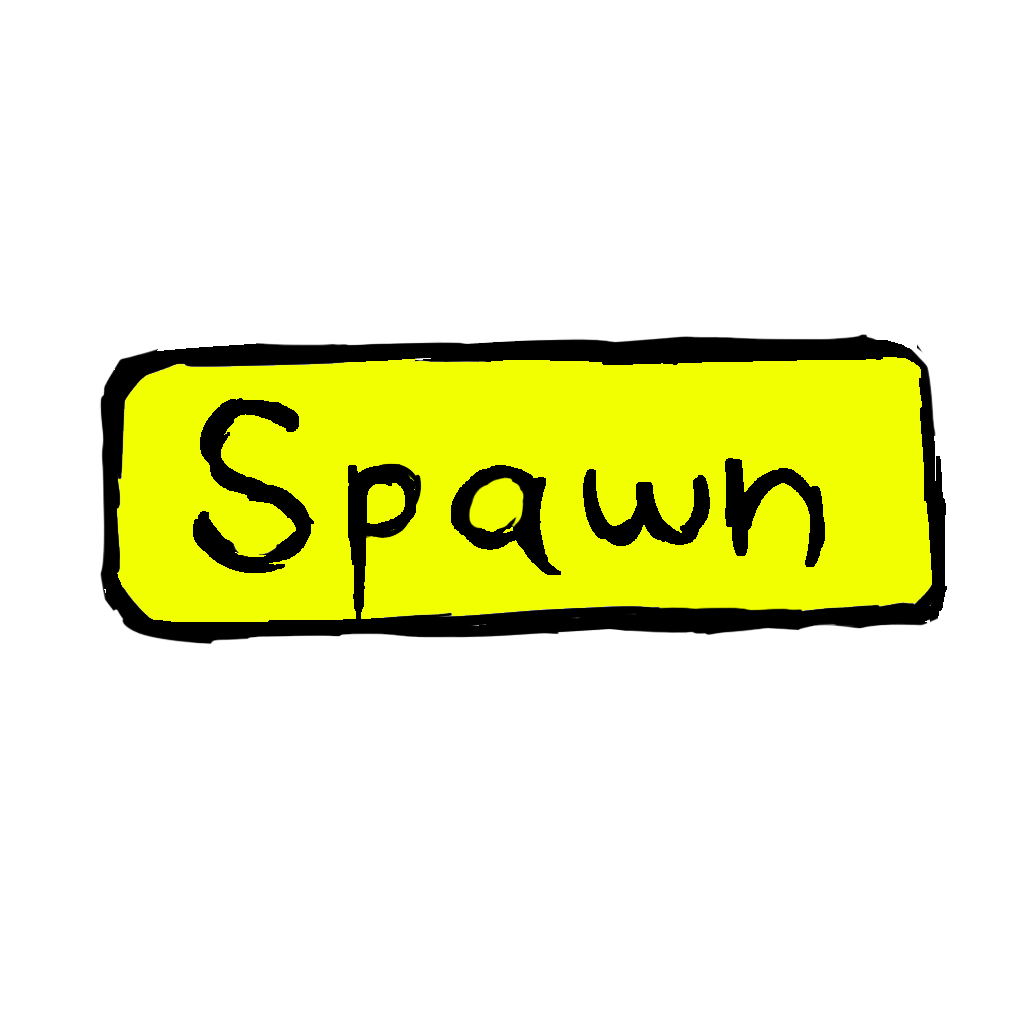
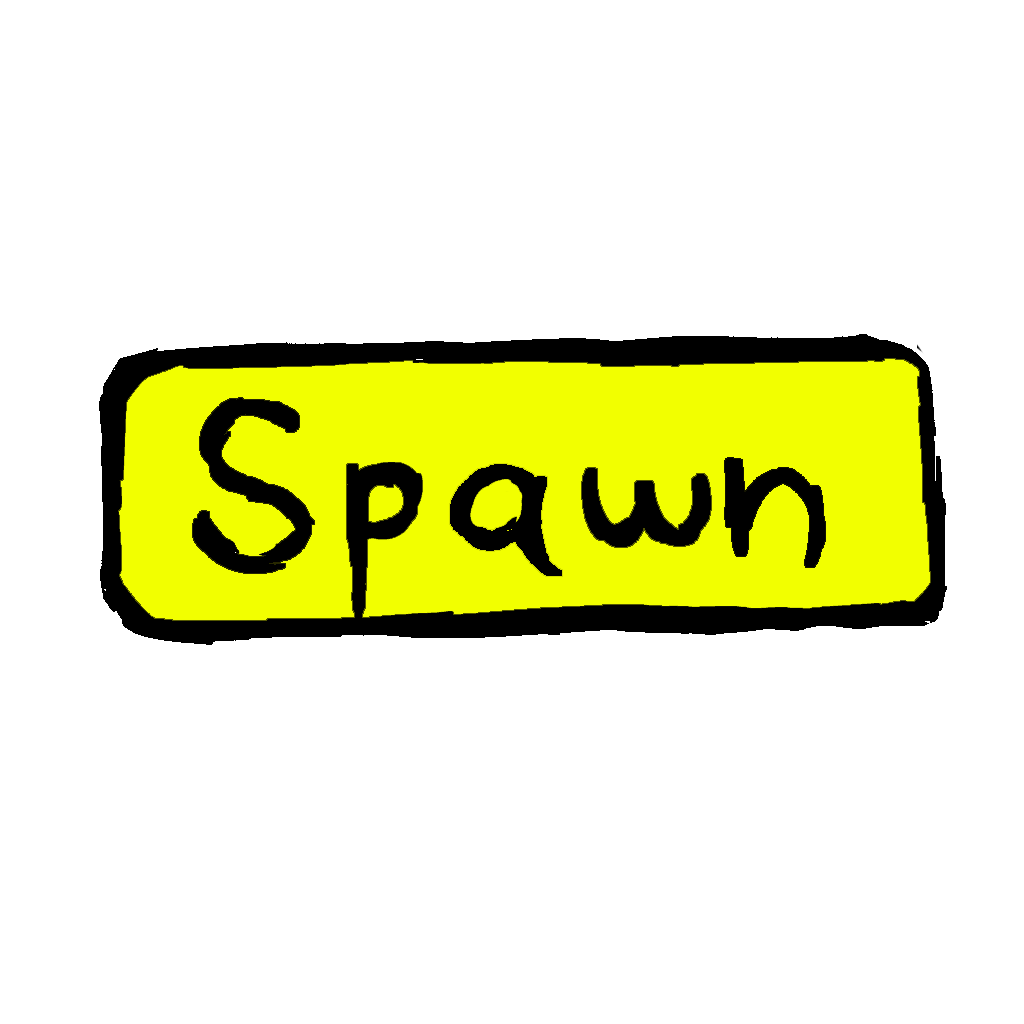
Revision of a layered 1024x1024 image; what changed, layer by layer:
painted on "Layer 3" over [99, 334, 938, 645]
